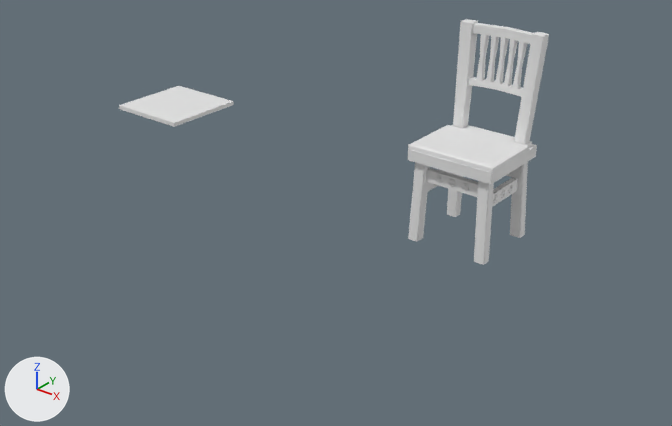
The Blender file workspace/chair_tabel_key.blend, before and after one commit.
Camera for both pictures: a camera (50 mm lens) standing at (17.96, -14.82, 8.69) and looking at (7.74, -2.05, 0.77). Arrows for +X, +Y and +Z are at lower left; the lights stay in place.
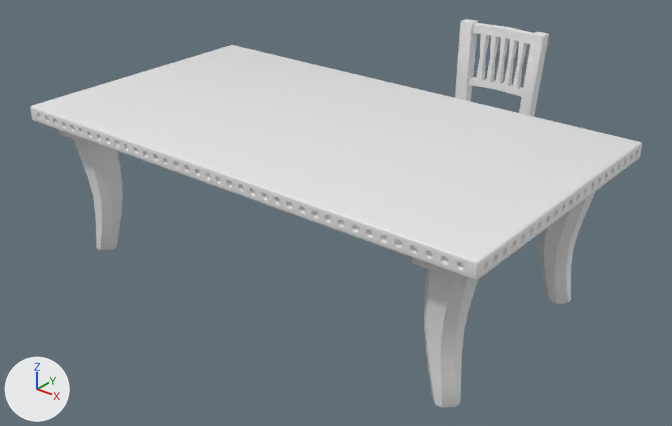
The newer file is also rescaled (x0.301), turned or shifted as a whole; pictures and numbers use the older file's frame.

What differs and where, as boxes (x1, y1, x2, y2) in the pictures (672 x 426 px):
'Plane.003', added: after (30, 45, 642, 408)
'Plane.002', deleted: before (119, 86, 234, 127)
'Plane.001', unchanged, covered by the edit: before (408, 125, 532, 173)

The change, as a list of edits to the scene's bpy script:
```text
Add me_plane_006:
    me_plane_006.from_pydata(...)  # 37460 vertices, 35871 faces; spans x -1.6..1.6, y -0.89..0.89, z -0.95..0.05
    me_plane_006.polygons.foreach_set('use_smooth', [True] * 35871)
Remove ob_plane_002:
    ob_plane_002 = bpy.data.objects.new('Plane.002', me_plane_001)
    ob_plane_002.location = (1.0, 0.0, 0.95)
    _m = ob_plane_002.modifiers.new('Mirror', 'MIRROR')
    _m.use_axis = (False, False, False)
Add ob_plane_003:
    ob_plane_003 = bpy.data.objects.new('Plane.003', me_plane_006)
    ob_plane_003.location = (8.13, -2.96, 2.83)
    ob_plane_003.scale = (2.98, 2.98, 2.98)
```
